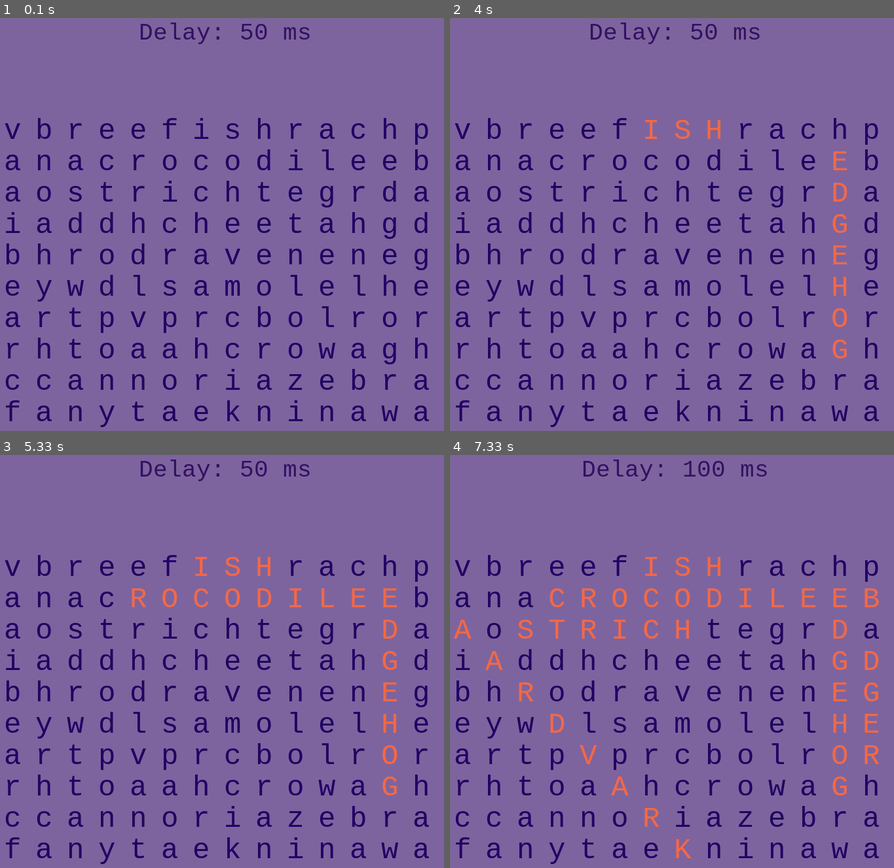
Above: before the commit, frames 1-4 (two rows, left to right).
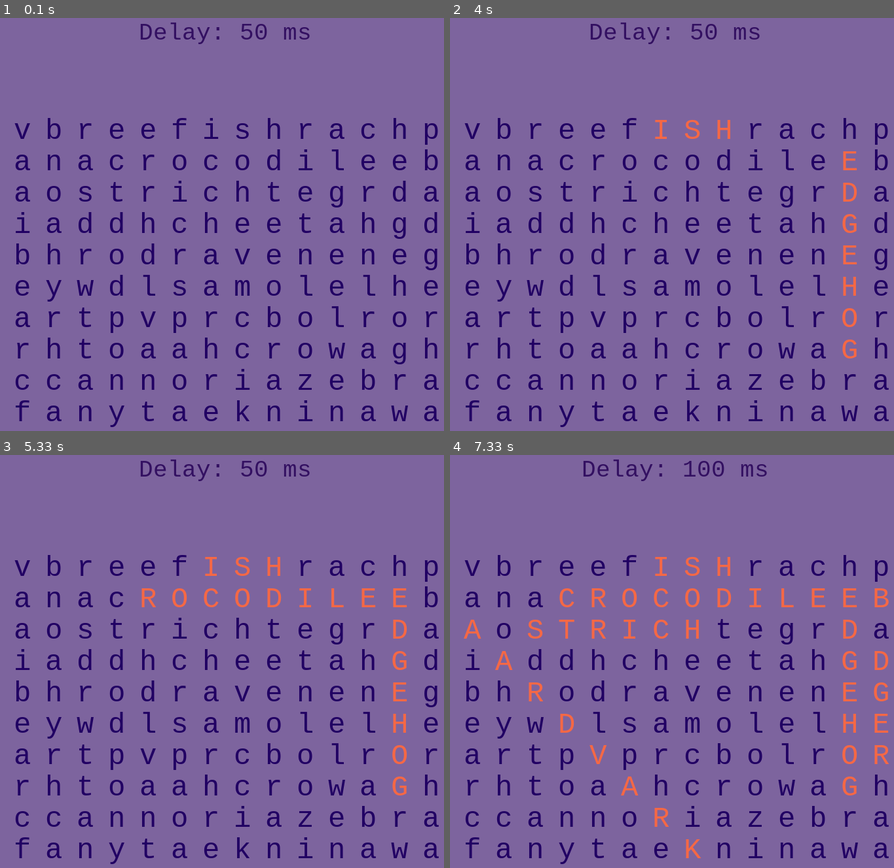
Above: after the commit, the same moments.

Repository: Adeon18/Solver_Algorithms
Game: pygame game, started from crossword/main.py
The game is run twice, just before and just after one commit, with the same random seed, the same clock (stepped at 60 frames per second) and the same inputs.
Inputs:
- Up to frame 1 (0.1 s): no input
- Up to frame 2 (4 s): hold Down 1.83-2.3 s; hold Up 2.33-2.63 s; hold Down 2.67-2.97 s; hold Up 3-3.37 s; hold Down 3.4-3.77 s; hold Up from 3.8 s (still down)
- Up to frame 3 (5.33 s): release Up at 4.1 s; hold Down 4.13-4.43 s; hold Up 4.47-4.83 s; hold Down 4.87-5.23 s; hold Up from 5.27 s (still down)
- Up to frame 4 (7.33 s): release Up at 5.57 s; hold Down 5.6-5.9 s; hold Up 5.93-6.3 s; hold Down 6.33-6.7 s; hold Up 6.73-7.03 s; hold Down from 7.07 s (still down)

The runs differ from the first frame. In frame 1, 13% of the frame differs, in the area x 1-99%, y 24-100%; in frame 2, 13%; in frame 3, 14%; in frame 4, 14%, in the area x 0-99%, y 24-100%.

Commit message:
Finished with crossword visualization

Diff:
--- a/crossword/main.py
+++ b/crossword/main.py
@@ -27,7 +27,11 @@
     LIGHTGREEN = (116, 250, 95)
     COLORS = [LIGHTBLUE, LIGHTPINK, LIGHTRED, LIGHTPURPLE, LIGHTYELLOW, LIGHTGREEN]
     LETTERSIZE = 67
+
     def __init__(self):
+        """
+        Initialize pygame
+        """
         pygame.mixer.pre_init(44100, -16, 2, 2048)
         pygame.mixer.init()
         pygame.init()
@@ -49,7 +53,7 @@
 
     def new(self):
         """
-        New game
+        New visual(Everything is initialized here)
         """
         # initialize all variables and do all the setup for a new game
         self.all_sprites = pygame.sprite.LayeredUpdates()
@@ -99,17 +103,19 @@
         for i in range(len(self.crossword.field)):
             for j in range(len(self.crossword.field[i])):
                 if self.crossword.field[i][j].islower():
-                    self.draw_text(self.crossword.field[i][j], 48, self.DARKBLUE, 75 + j * 48, 200 + i*48)
+                    self.draw_text(self.crossword.field[i][j], 48, self.DARKBLUE, 90 + j * 48, 200 + i*48)
                 elif self.crossword.field[i][j].isupper():
                     if color:
-                        self.draw_text(self.crossword.field[i][j], 48, color, 75 + j * 48, 200 + i*48)
+                        self.draw_text(self.crossword.field[i][j], 48, color, 90 + j * 48, 200 + i*48)
                     else:
-                        self.draw_text(self.crossword.field[i][j], 48, self.LIGHTPINK, 75 + j * 48, 200 + i*48)
+                        self.draw_text(self.crossword.field[i][j], 48, self.LIGHTPINK, 90 + j * 48, 200 + i*48)
 
         pygame.display.flip()
 
     def events(self):
-        # catch all events here
+        """
+        All events are caught here(including time warp)
+        """
         for event in pygame.event.get():
             if event.type == pygame.QUIT:
                 self.quit()
